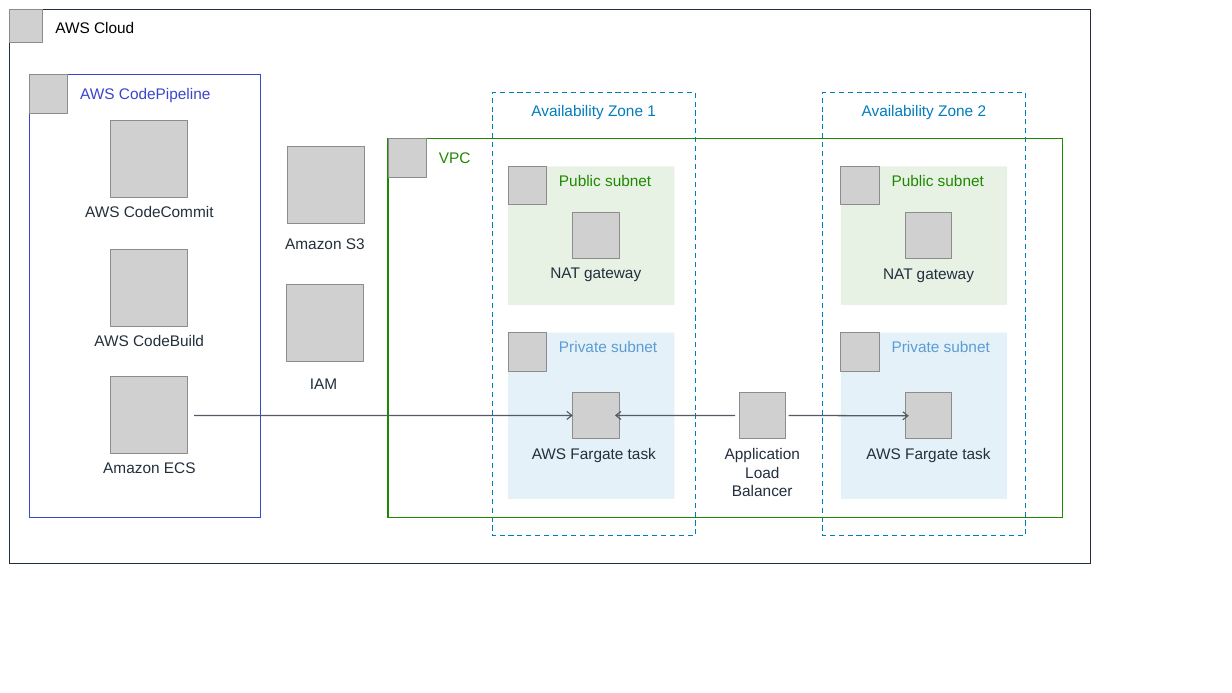
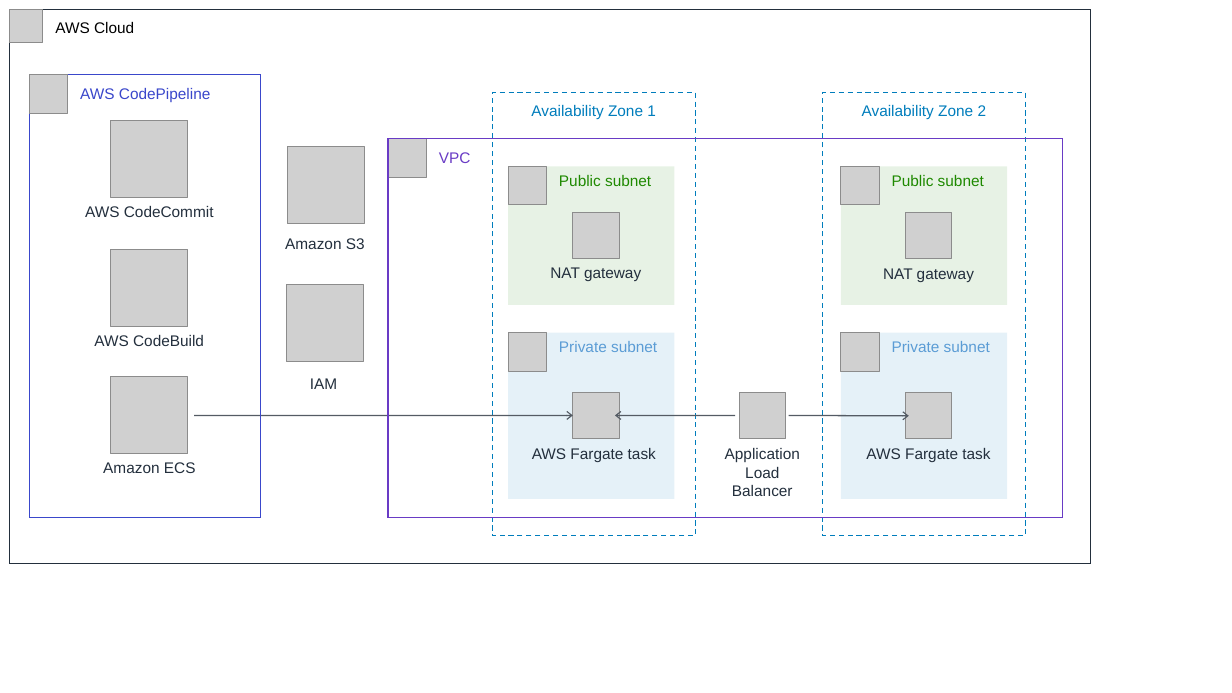
Before and after one commit to aws-quickstart/quickstart-dotnetcore-fargate-cicd, a slide deck: slide 1 of docs/deployment_guide/images/dotnetcore-fargate-cicd-architecture-diagram.pptx. Drawn at 1232x693 pixels with LibreOffice and Linux fonts; fonts in the diff are those of the drawing; grey boxes stand for pictures. Boxes give left, top, right and bottom in pixels: in the first picture for what was removed or moved away, otherwise in the second. Text is boxed around its words. In the diff, an @@ line names an element or a change of style, - is before the commit and + after.

```diff
--- a/docs/deployment_guide/images/dotnetcore-fargate-cicd-architecture-diagram.pptx
+++ b/docs/deployment_guide/images/dotnetcore-fargate-cicd-architecture-diagram.pptx
@@ rectangle "VPC" at box(388, 139, 1063, 518): text colour #1E8900 to #693BC5; outline #1E8900 1 pt to #693BC5 1 pt @@
```
Also in this commit, not shown: 1 other file.
